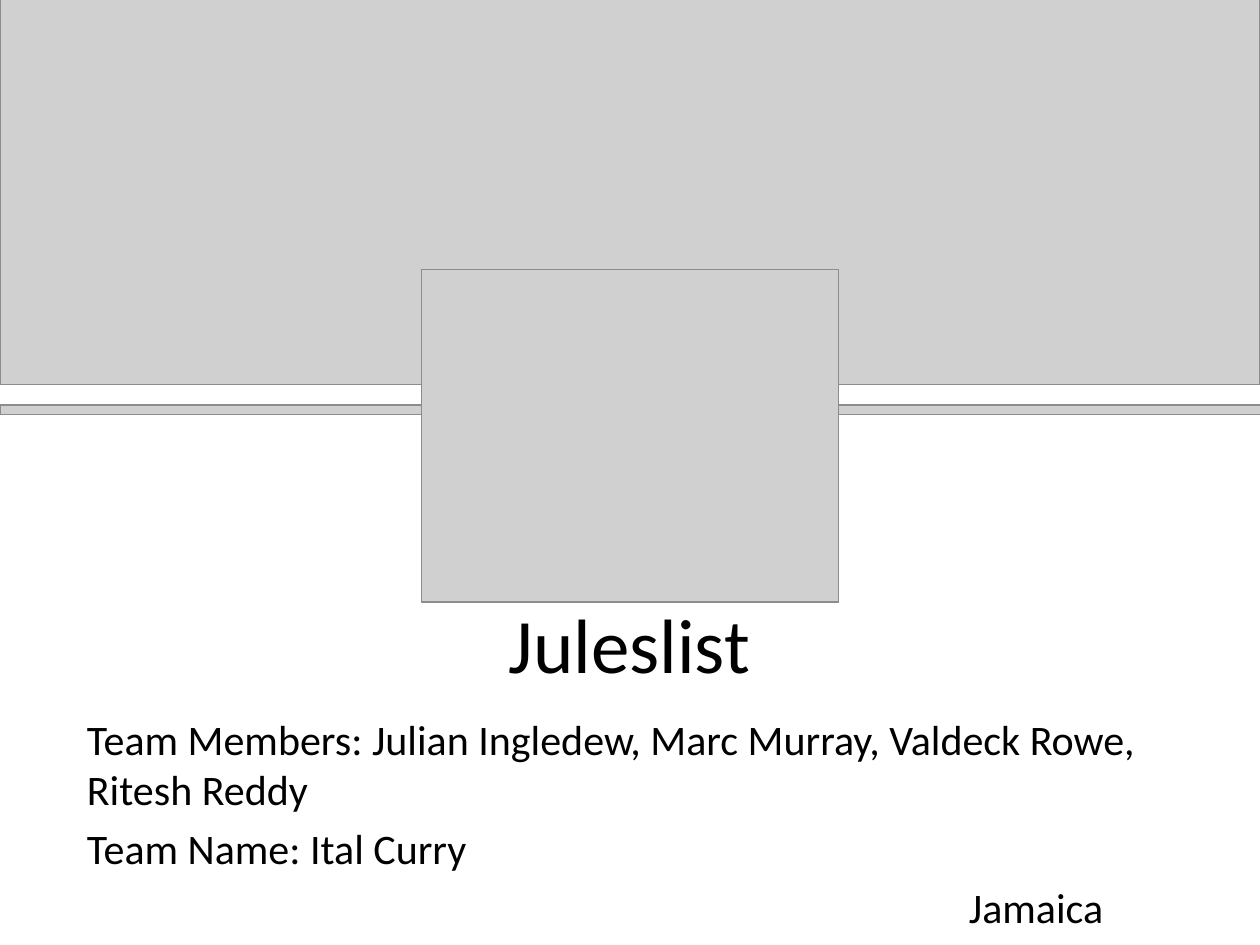
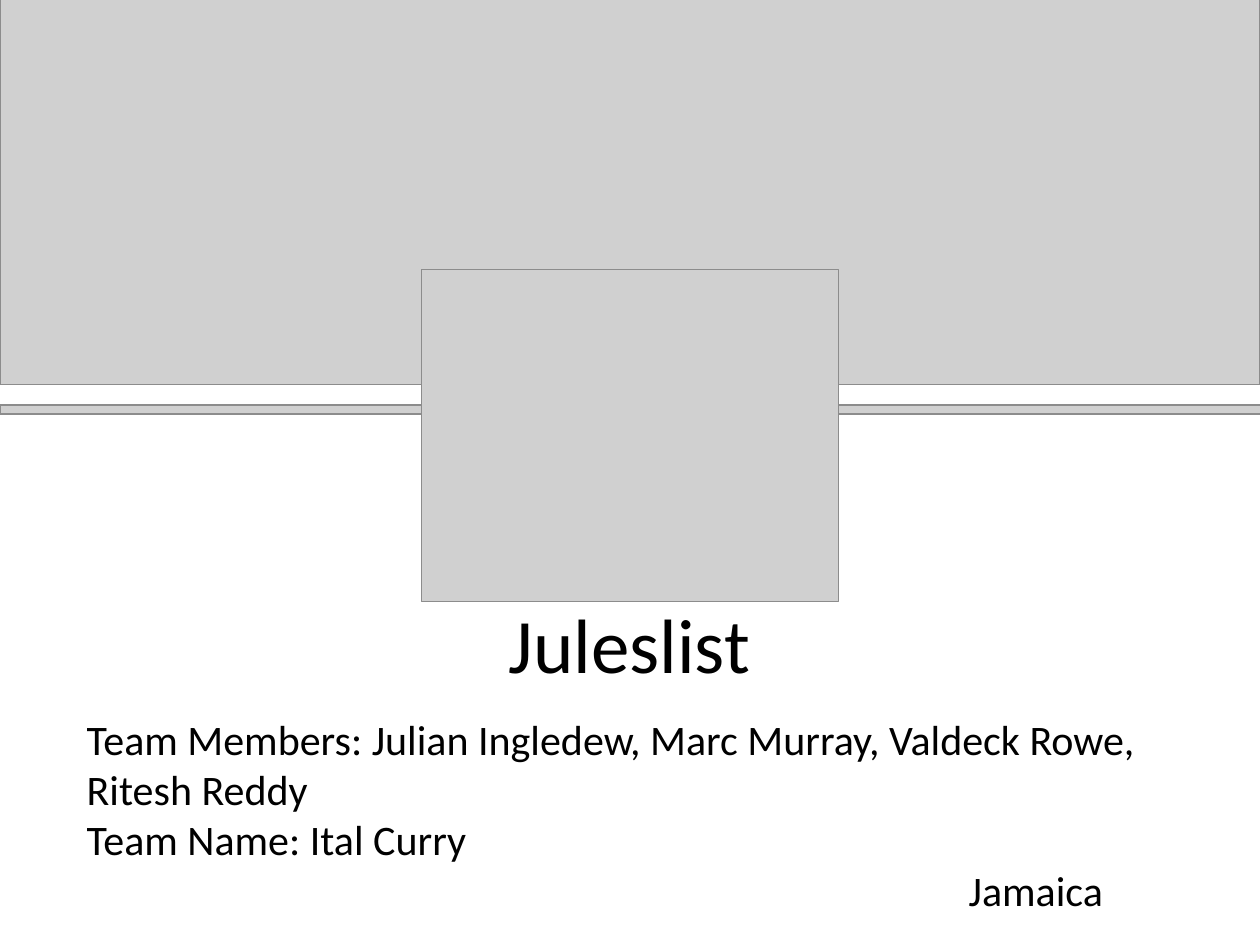
Before and after one commit to marcdm/juleslist, a slide deck: slide 1 of Code Sprint Presentation Template.pptx. Drawn at 1260x945 pixels with LibreOffice and Linux fonts; fonts in the diff are those of the drawing; grey boxes stand for pictures. Boxes give left, top, right and bottom in pixels: in the first picture for what was removed or moved away, otherwise in the second. Text is boxed around its words. In the diff, an @@ line names an element or a change of style, - is before the commit and + after.

```diff
--- a/Code Sprint Presentation Template.pptx
+++ b/Code Sprint Presentation Template.pptx
@@ text "Team Members: Julian Ingledew, Marc ..." at <box>87,725,1135,907</box>: less space between paragraphs @@
```
Also in this commit, not shown: 4 other slides changed, 1 slide added, 1 slide removed, 7 other files.
